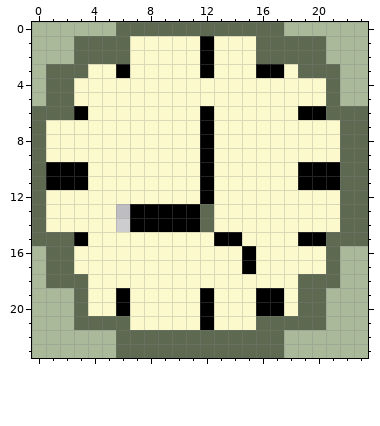
One commit to this pixel-art sprite: static/images/ui-images/clock-theme1.png. This is how it looked before the edit.
The file is 24x24 pixels.
And afterwards:
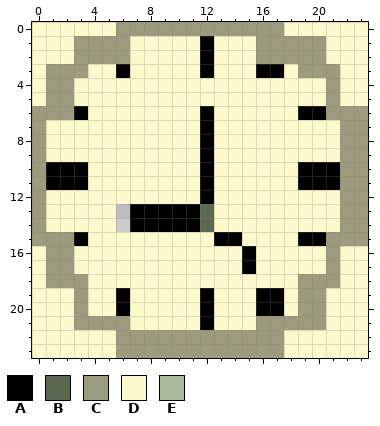
Palette (. is transparent): A #000000  B #5e6952  C #9c9b7e  D #fcfacc  E #aab99a
The exact change:
Colour B becomes colour C in row 0 at x 6 to 17; in rows 1 to 2 at x 3 to 6 and 16 to 20; in row 3 at x 1 to 3 and 19 to 21; in rows 4 to 5 at x 1 to 2 and 21; in row 6 at x 0 to 2 and 21 to 23; in rows 7 to 14 at x 0 and 22 to 23.
Colour B becomes colour C in row 15 at x 0 to 2 and 21 to 23; in rows 16 to 17 at x 1 to 2 and 21; in row 18 at x 1 to 3 and 19 to 21; in rows 19 to 20 at x 3 and 19 to 20; in row 21 at x 3 to 6 and 16 to 20; in rows 22 to 23 at x 6 to 17.
Colour E becomes colour D in row 0 at x 0 to 5 and 18 to 23; in rows 1 to 2 at x 0 to 2 and 21 to 23; in rows 3 to 5 at x 0 and 22 to 23; in rows 16 to 18 at x 0 and 22 to 23; in rows 19 to 21 at x 0 to 2 and 21 to 23; in rows 22 to 23 at x 0 to 5 and 18 to 23.
Boxes around the changes in both pictures, in picture pixels (x1, y1, x2, y2):
changed: (32, 22, 368, 358)
